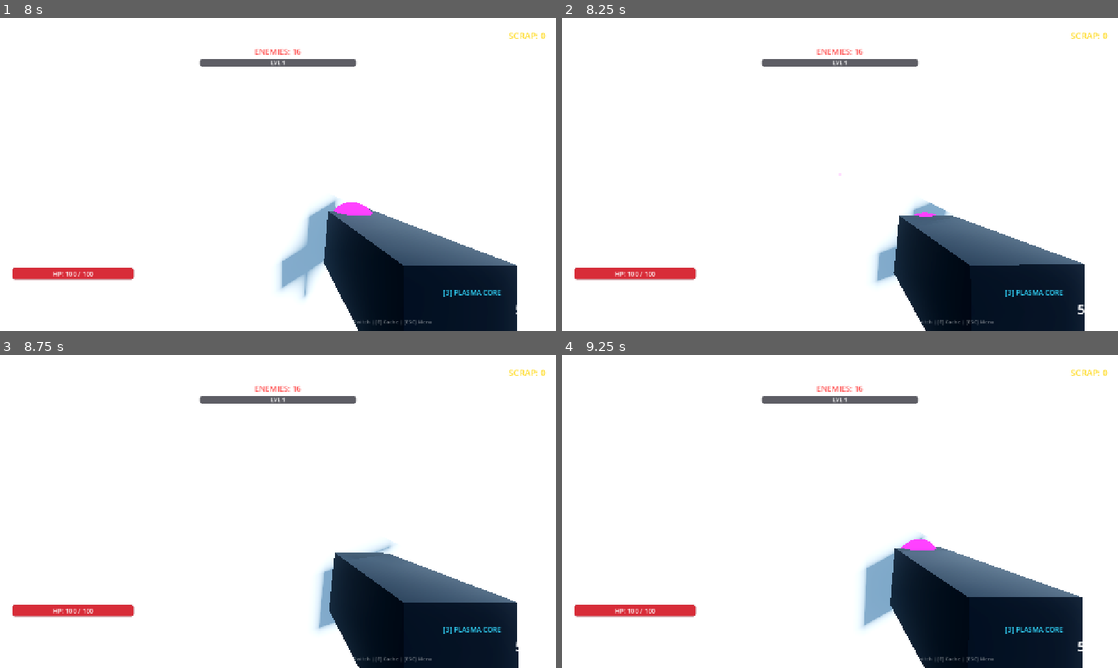
Above: before the commit, frames 1-4 (two rows, left to right).
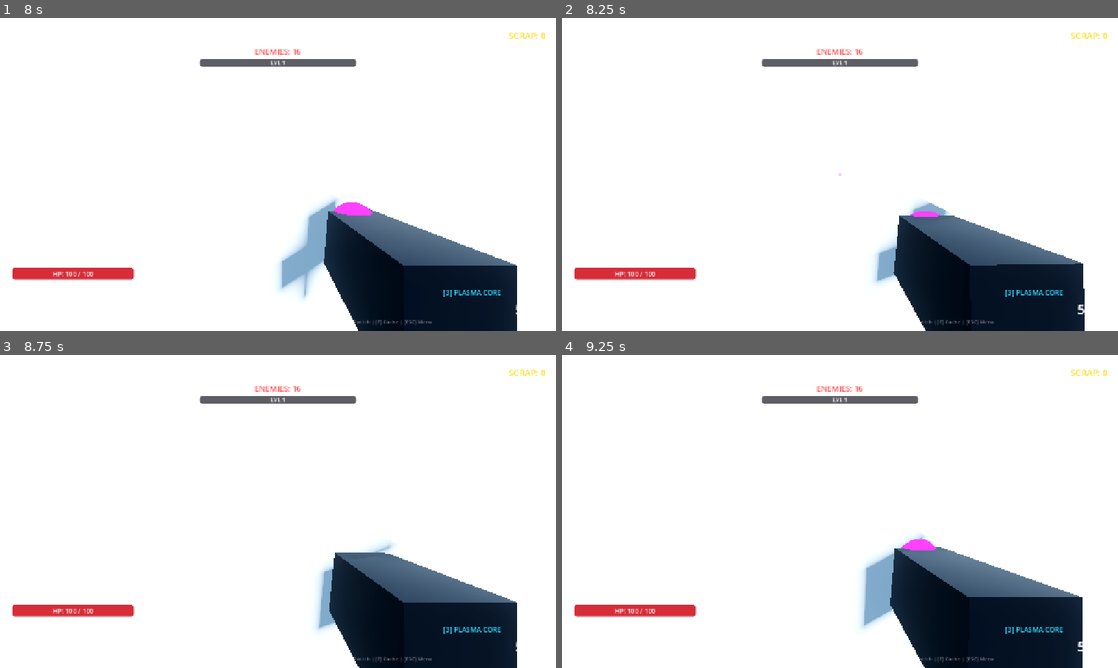
Above: after the commit, the same moments.

Repository: YuriSekaii/CyberHorde-FPS-Roguelike
Game: Godot game, scene res://scenes/main.tscn
Same seed, same stepped clock (60 frames per second), same inputs: the game is played once before the commit and once after it.
Inputs (mouse positions are in pixels of both pictures, inside the frame that each line leads up to):
- Up to frame 1 (8 s): click "🎮 SINGLE PLAYER (SOLO)" at 0.5 s; tap Enter at 1.25, 7.35 s; move the mouse to (305, 174) at 1.27 s; hold Right mouse button (aim) 1.28-2.03 s; hold W (move_forward) 1.28-6.53 s; click (305, 174) at 1.42 s; tap Space (jump) at 1.52, 1.82, 2.27, 2.57, 3.77, 4.07, 4.52, 4.82, 5.27, 5.57, 6.77, 7.07, 7.52, 7.82 s; move the mouse to (250, 174) at 2.02 s; tap E (interact) at 2.1 s; move the mouse to (289, 168) at 2.77 s; press the mouse at (289, 168) at 2.78 s; move the mouse to (272, 180) at 3.52 s; release the mouse at (272, 180) at 3.53 s; tap Shift (sprint) at 3.6 s; click (272, 180) at 3.67 s; move the mouse to (316, 177) at 4.27 s; hold F8 (toggle_dmg_numbers) 4.28-5.03 s; tap R (reload) at 4.9 s; move the mouse to (233, 171) at 5.02 s; tap 1 (weapon_1) at 5.1 s; move the mouse to (283, 174) at 5.77 s; hold 2 (weapon_2) 5.78-6.53 s; click (283, 174) at 5.92 s; move the mouse to (255, 168) at 6.52 s; hold D (move_right) 6.53-7.28 s; tap 3 (weapon_3) at 6.6 s; move the mouse to (305, 174) at 7.27 s; hold W (move_forward) from 7.28 s (still down)
- Up to frame 2 (8.25 s): keep holding W (move_forward); move the mouse to (812, 174) at 8.02 s; tap F at 8.1 s; click (812, 174) at 8.17 s
- Up to frame 3 (8.75 s): keep holding W (move_forward); tap Space (jump) at 8.27, 8.57 s
- Up to frame 4 (9.25 s): keep holding W (move_forward); move the mouse to (851, 505) at 8.77 s; tap M at 8.85 s

Frame 1 is identical in both runs. In frame 2, less than 0.1% of the frame differs, in the area x 49-94%, y 49-87%; in frame 3, less than 0.1%; in frame 4, nothing differs.

Commit message:
feat(weapons): rework Plasma Core with 0.3s fire rate, slow-moving giant plasma projectile, and enlarged hitbox

Diff:
--- a/scripts/player/player.gd
+++ b/scripts/player/player.gd
@@ -218,7 +218,7 @@
 	# Weapon 2: Plasma Launcher
 	var plasma = Weapon.new()
 	plasma.name = "Plasma Core"
-	plasma.fire_rate = 0.5
+	plasma.fire_rate = 0.3
 	plasma.damage = 150.0
 	plasma.base_max_ammo = 5
 	plasma.max_ammo = 5
@@ -231,7 +231,7 @@
 	plasma.is_explosive = true
 	plasma.sound_name = "shoot_plasma"
 	plasma.base_crit_chance = 0.25
-	plasma.charge_time = 0.18
+	plasma.charge_time = 0.10
 	weapons.append(plasma)
 
 	_switch_weapon(0)
@@ -485,7 +485,7 @@
 	is_charging = true
 	charge_duration = w.charge_time / GameManager.fire_rate_mult
 	charge_timer = charge_duration
-	SoundManager.play("plasma_charge", 0.06, 1.0)
+	SoundManager.play("plasma_charge", 0.06, 2.0)
 	charge_changed.emit(0.0)
 
 func _cancel_charge() -> void:
--- a/scripts/projectiles/bullet.gd
+++ b/scripts/projectiles/bullet.gd
@@ -1,6 +1,10 @@
 extends Area3D
 
-@export var speed: float = 70.0
+const BASE_BULLET_SPEED: float = 70.0
+const PLASMA_SPEED: float = BASE_BULLET_SPEED / 3.0 # ~23.33 m/s (1/3 of standard bullet speed)
+const PLASMA_HITBOX_RADIUS: float = 0.75 # Generous hitbox radius for plasma orb
+
+@export var speed: float = BASE_BULLET_SPEED
 @export var base_damage: float = 25.0
 @export var is_explosive: bool = false
 @export var is_plasma: bool = false
@@ -25,6 +29,14 @@
 static var shared_beam_mesh: CylinderMesh = null
 static var shared_beam_mat: StandardMaterial3D = null
 const MAX_BEAM_POOL: int = 24
+
+# Static shared resources for plasma projectiles (Zero heap allocations per shot)
+static var plasma_outer_mesh: SphereMesh = null
+static var plasma_outer_mat: StandardMaterial3D = null
+static var plasma_core_mesh_res: SphereMesh = null
+static var plasma_core_mat: StandardMaterial3D = null
+static var plasma_ring_mesh: TorusMesh = null
+static var plasma_ring_mat: StandardMaterial3D = null
 
 var is_visual: bool = true
 var has_light: bool = false
@@ -90,6 +102,18 @@
 						break
 
 func set_visual(state: bool) -> void:
+	if is_plasma:
+		is_visual = true
+		if mesh_instance:
+			mesh_instance.visible = true
+		var light_target: OmniLight3D = omni_light if omni_light else get_node_or_null("OmniLight3D")
+		if light_target:
+			if not has_light and active_bullet_lights < MAX_BULLET_LIGHTS:
+				active_bullet_lights += 1
+				has_light = true
+			light_target.visible = true
+		return
+
 	is_visual = state
 	if mesh_instance:
 		mesh_instance.visible = is_visual
@@ -111,12 +135,88 @@
 		elif not is_visual:
 			light_target.visible = false
 
+static func _init_plasma_resources() -> void:
+	plasma_outer_mesh = SphereMesh.new()
+	plasma_outer_mesh.radius = 0.45
+	plasma_outer_mesh.height = 0.90
+
+	plasma_outer_mat = StandardMaterial3D.new()
+	plasma_outer_mat.shading_mode = BaseMaterial3D.SHADING_MODE_UNSHADED
+	plasma_outer_mat.albedo_color = Color(0.92, 0.22, 1.0, 0.75)
+	plasma_outer_mat.transparency = BaseMaterial3D.TRANSPARENCY_ALPHA
+	plasma_outer_mat.blend_mode = BaseMaterial3D.BLEND_MODE_ADD
+	plasma_outer_mesh.material = plasma_outer_mat
+
+	plasma_core_mesh_res = SphereMesh.new()
+	plasma_core_mesh_res.radius = 0.24
+	plasma_core_mesh_res.height = 0.48
+
+	plasma_core_mat = StandardMaterial3D.new()
+	plasma_core_mat.shading_mode = BaseMaterial3D.SHADING_MODE_UNSHADED
+	plasma_core_mat.albedo_color = Color(1.0, 0.9, 1.0, 1.0)
+	plasma_core_mesh_res.material = plasma_core_mat
+
+	plasma_ring_mesh = TorusMesh.new()
+	plasma_ring_mesh.inner_radius = 0.44
+	plasma_ring_mesh.outer_radius = 0.52
+
+	plasma_ring_mat = StandardMaterial3D.new()
+	plasma_ring_mat.shading_mode = BaseMaterial3D.SHADING_MODE_UNSHADED
+	plasma_ring_mat.albedo_color = Color(0.35, 0.92, 1.0, 0.85)
+	plasma_ring_mat.transparency = BaseMaterial3D.TRANSPARENCY_ALPHA
+	plasma_ring_mat.blend_mode = BaseMaterial3D.BLEND_MODE_ADD
+	plasma_ring_mesh.material = plasma_ring_mat
+
+func _setup_plasma_visuals() -> void:
+	if plasma_outer_mesh == null:
+		_init_plasma_resources()
+
+	var m = mesh_instance if mesh_instance else get_node_or_null("MeshInstance3D")
+	if m:
+		m.mesh = plasma_outer_mesh
+		m.material_override = null
+		m.transform = Transform3D.IDENTITY
+		m.visible = true
+
+		# Inner white-hot glowing core
+		var core = m.get_node_or_null("PlasmaCore")
+		if core == null:
+			core = MeshInstance3D.new()
+			core.name = "PlasmaCore"
+			core.mesh = plasma_core_mesh_res
+			m.add_child(core)
+
+		# Equatorial electric containment ring
+		var ring = m.get_node_or_null("PlasmaRing")
+		if ring == null:
+			ring = MeshInstance3D.new()
+			ring.name = "PlasmaRing"
+			ring.mesh = plasma_ring_mesh
+			ring.rotation_degrees = Vector3(90, 0, 0)
+			m.add_child(ring)
+
+	var light_target: OmniLight3D = omni_light if omni_light else get_node_or_null("OmniLight3D")
+	if light_target:
+		light_target.light_color = Color(0.95, 0.25, 1.0)
+		light_target.light_energy = 3.5
+		light_target.omni_range = 6.5
+		light_target.visible = true
+		if not has_light and active_bullet_lights < MAX_BULLET_LIGHTS:
+			active_bullet_lights += 1
+			has_light = true
+
 func setup(dir: Vector3, dmg: float, explosive: bool = false, from_plasma: bool = false, base_crit: float = 0.10) -> void:
 	direction = dir.normalized()
 	base_damage = dmg
 	is_explosive = explosive or GameManager.explosive_rounds
 	is_plasma = from_plasma
 	crit_chance = base_crit + (GameManager.crit_chance - 0.10)
+	if is_plasma:
+		speed = PLASMA_SPEED
+		lifetime = 4.5
+		if not self in visible_bullets:
+			visible_bullets.append(self)
+		_setup_plasma_visuals()
 	if direction != Vector3.ZERO:
 		look_at(global_position + direction, Vector3.UP)
 
@@ -127,11 +227,91 @@
 		return
 
 	var move_step = direction * speed * delta
-	# Check raycast sweep for precise collision at high speed
+	var next_pos = global_position + move_step
 	var space_state = get_world_3d().direct_space_state
+
+	if is_plasma:
+		# Rotating & pulsing plasma orb visual animation
+		var m = mesh_instance if mesh_instance else get_node_or_null("MeshInstance3D")
+		if m:
+			m.rotate_z(6.0 * delta)
+			var ring = m.get_node_or_null("PlasmaRing")
+			if ring:
+				ring.rotate_x(8.0 * delta)
+				ring.rotate_y(10.0 * delta)
+			var pulse = 1.0 + sin(timer * 18.0) * 0.06
+			m.scale = Vector3(pulse, pulse, pulse)
+
+		# --- PLASMA COLLISION DETECTION WITH LARGE HITBOX ---
+		# 1. Environment collision (walls, floor) with raycast so it doesn't snag on corners/doorways
+		var ray_query = PhysicsRayQueryParameters3D.create(
+			global_position,
+			next_pos,
+			1, # Layer 1: World / Environment
+			[self]
+		)
+		var wall_result = space_state.intersect_ray(ray_query)
+		var wall_dist = global_position.distance_to(wall_result.position) if wall_result else INF
+
+		# 2. Check enemies with generous hitbox
+		var best_enemy: Node = null
+		var best_enemy_dist = INF
+		var best_hit_pos = Vector3.ZERO
+
+		var seg = next_pos - global_position
+		var seg_len_sq = seg.length_squared()
+
+		for enemy in EnemyBase.all_enemies:
+			if not is_instance_valid(enemy) or enemy.is_dead or enemy in already_hit:
+				continue
+
+			var col_shape = enemy.get_node_or_null("CollisionShape3D")
+			var enemy_rad = 0.55
+			var shape_offset = Vector3(0, 0.5, 0)
+			if col_shape:
+				shape_offset = col_shape.position
+				if col_shape.shape is SphereShape3D:
+					enemy_rad = col_shape.shape.radius
+				elif col_shape.shape is BoxShape3D:
+					var s = col_shape.shape.size
+					enemy_rad = maxf(s.x, s.z) * 0.5
+
+			var epos = enemy.global_position + shape_offset
+
+			# Broadphase distance cull
+			if absf(epos.x - global_position.x) > 4.0 or absf(epos.z - global_position.z) > 4.0 or absf(epos.y - global_position.y) > 4.0:
+				continue
+
+			var t = 0.0
+			if seg_len_sq > 0.0001:
+				t = clampf((epos - global_position).dot(seg) / seg_len_sq, 0.0, 1.0)
+			var closest_pt = global_position + seg * t
+			var dist = closest_pt.distance_to(epos)
+
+			# Generous contact threshold: projectile radius (0.75m) + enemy collision radius
+			if dist <= (PLASMA_HITBOX_RADIUS + enemy_rad):
+				var travel_d = global_position.distance_to(closest_pt)
+				if travel_d < wall_dist and travel_d < best_enemy_dist:
+					best_enemy = enemy
+					best_enemy_dist = travel_d
+					best_hit_pos = closest_pt
+
+		# 3. Resolve collision
+		if best_enemy != null:
+			global_position = next_pos
+			_handle_hit(best_enemy, best_hit_pos, -direction)
+			return
+		elif wall_result:
+			_handle_hit(wall_result.collider, wall_result.position, wall_result.normal)
+			return
+		else:
+			global_position = next_pos
+			return
+
+	# Standard bullet raycast sweep
 	var query = PhysicsRayQueryParameters3D.create(
 		global_position,
-		global_position + move_step,
+		next_pos,
 		collision_mask,
 		[self]
 	)
@@ -139,7 +319,7 @@
 	if result:
 		_handle_hit(result.collider, result.position, result.normal)
 	else:
-		global_position += move_step
+		global_position = next_pos
 
 func _handle_hit(collider: Object, hit_pos: Vector3, hit_normal: Vector3) -> void:
 	if collider in already_hit:
Not shown, added: scripts/enemies/boss_lock_indicator.gd.uid
Not shown, added: scripts/enemies/charger.gd.uid
Not shown, added: scripts/enemies/spawner.gd.uid
Not shown, added: scripts/enemies/spawnling.gd.uid
Not shown, changed: README.md
